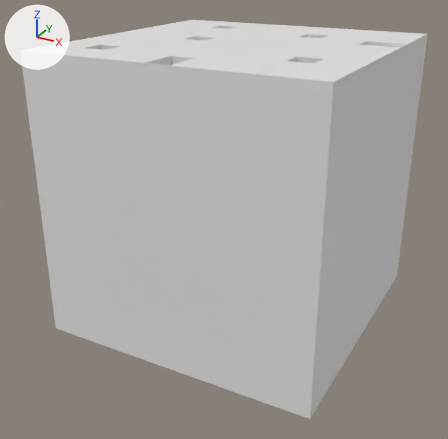
What one commit did to the OBJ model src/assets/chamber.obj.
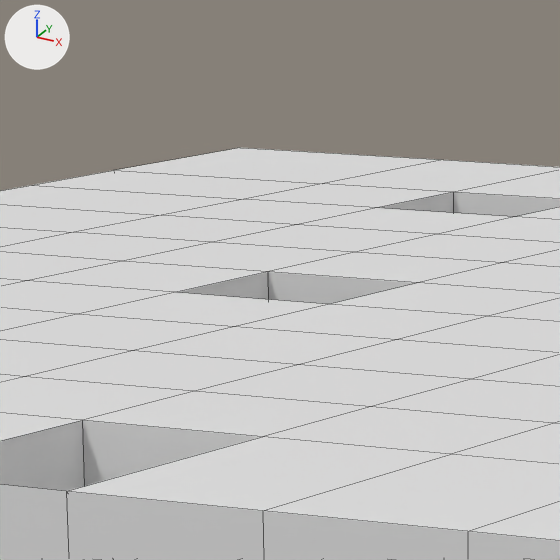
The first picture shows the older version from a 50 mm lens placed at (21.9, -42.5, 17.6), pointed at (-0.5, -1.9, -2.7). The close-ups show both versions on the part from 36% to 52% of the width and 0% to 17% of the height of that picture; other places that the commit changed are outside them. Arrows for +X, +Y and +Z are at upper left; the lights stay in place. The close-ups show mesh edges as thin lines. Where no turn or scale is listed for an object, it has been applied to the vertices.
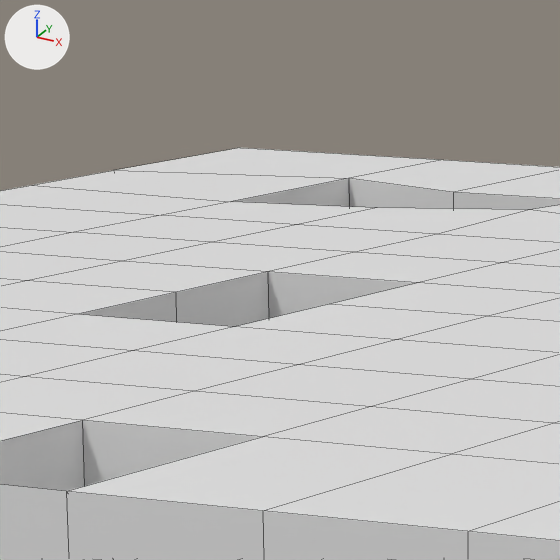
The change, as JSON lines over the scene's bpy script:
```json
{"block": "me_cube", "where": "me_cube.from_pydata(...)  # 1456 vertices, 1466 faces; spans x -11.2..11.2, y -11.2..11.2, z -11.2..11.2"}
{"block": "me_cube", "where": "# used by ob_cube; location = (0.0, 0.0, 0.0)"}
{"block": "me_cube", "where": "# verts and faces of me_cube; kept vertices keep their numbers, new ones are numbered from 1456"}
{"block": "me_cube", "where": "# before: 1386 (-2.7, -0.9, 10.0), 1387 (-2.7, -0.9, 11.2) at pixel (329, 304), 1388 (-2.7, -2.7, 11.2) at pixel (234, 326), 1389 (-2.7, -2.7, 10.0), 1406 (-4.5, -0.9, 11.2) at pixel (175, 292)"}
{"block": "me_cube", "where": "# before: 1407 (-4.5, -0.9, 10.0), 1408 (-4.5, -2.7, 11.2) at pixel (77, 314), 1409 (-4.5, -2.7, 10.0)"}
{"block": "me_cube", "where": "# before: 1398 (-4.5, 6.4, 10.0), 1399 (-4.5, 6.4, 11.2) at pixel (514, 216), 1416 (-6.4, 8.2, 11.2) at pixel (453, 192), 1417 (-6.4, 8.2, 10.0), 1418 (-6.4, 6.4, 11.2) at pixel (377, 207)"}
{"block": "me_cube", "where": "# before: 1419 (-6.4, 6.4, 10.0), 1436 (-8.2, 8.2, 11.2) at pixel (322, 183), 1437 (-8.2, 8.2, 10.0), 1438 (-8.2, 6.4, 11.2) at pixel (243, 199), 1439 (-8.2, 6.4, 10.0)"}
{"block": "me_cube", "change": "me_cube part 1"}
{"op": "add", "block": "me_cube", "code": "delete_faces([(1386, 1407, 1406, 1387), (1387, 1406, 1408, 1388), (1386, 1389, 1409, 1407)])"}
{"op": "add", "block": "me_cube", "code": "faces += [(1386, 1389, 1388, 1387), (1406, 1408, 1409, 1407), (1388, 1389, 1409, 1408)]"}
{"block": "me_cube", "change": "me_cube part 2"}
{"op": "add", "block": "me_cube", "code": "delete_faces([(1416, 1418, 1419, 1417), (1416, 1436, 1438, 1418), (1417, 1419, 1439, 1437)])"}
{"op": "add", "block": "me_cube", "code": "verts[1398] = (-4.7, 7.1, 10.0)  # moved"}
{"op": "add", "block": "me_cube", "code": "verts[1399] = (-4.7, 7.1, 11.2)  # moved, pixel (529, 209)"}
{"op": "add", "block": "me_cube", "code": "verts[1436] = (-8.2, 8.8, 11.2)  # moved, pixel (348, 178)"}
{"op": "add", "block": "me_cube", "code": "verts[1437] = (-8.2, 8.8, 10.0)  # moved"}
{"op": "add", "block": "me_cube", "code": "verts[1438] = (-8.2, 6.1, 11.2)  # moved, pixel (230, 201)"}
{"op": "add", "block": "me_cube", "code": "verts[1439] = (-8.2, 6.1, 10.0)  # moved"}
{"op": "add", "block": "me_cube", "code": "faces += [(1436, 1438, 1439, 1437), (1416, 1436, 1437, 1417), (1418, 1419, 1439, 1438)]"}
```

Where the change shows, as pixel boxes (x1, y1, x2, y2) in the close-ups (560 x 560 px; the box of a moved part takes in the faces that stretch with it):
```json
{"part": 1, "of": "me_cube", "change": "moved or reshaped", "before": [80, 292, 328, 327], "after": [80, 292, 176, 322]}
{"part": 2, "of": "me_cube", "change": "moved or reshaped", "before": [0, 148, 560, 243], "after": [0, 148, 560, 243]}
```
